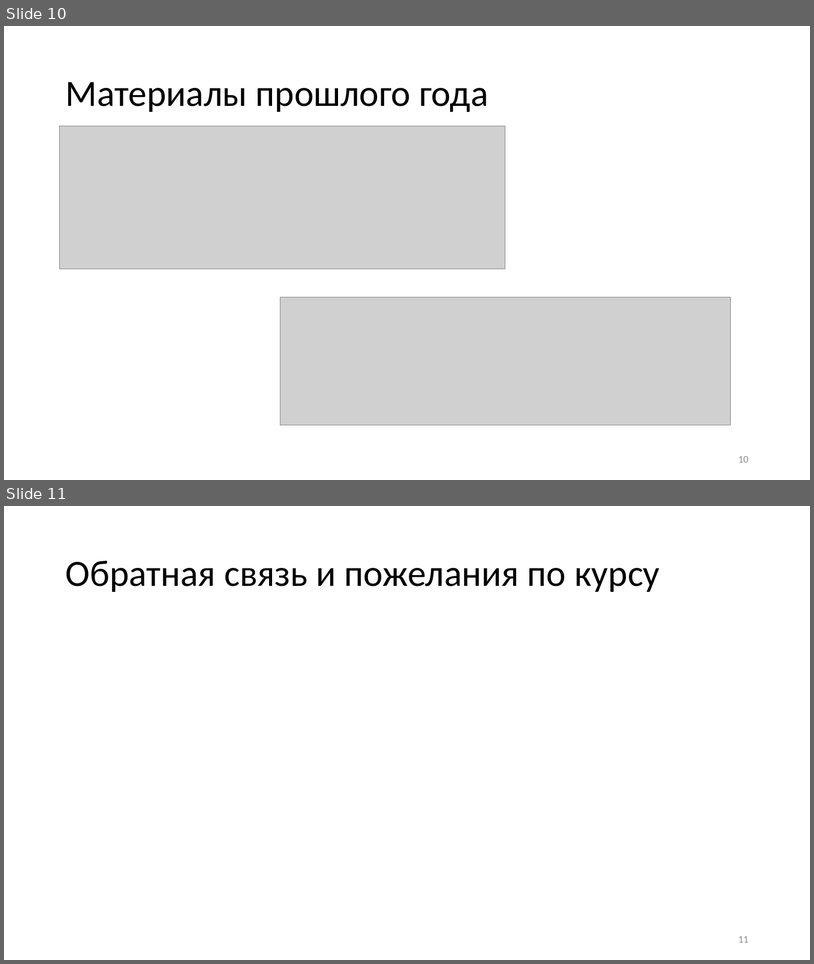
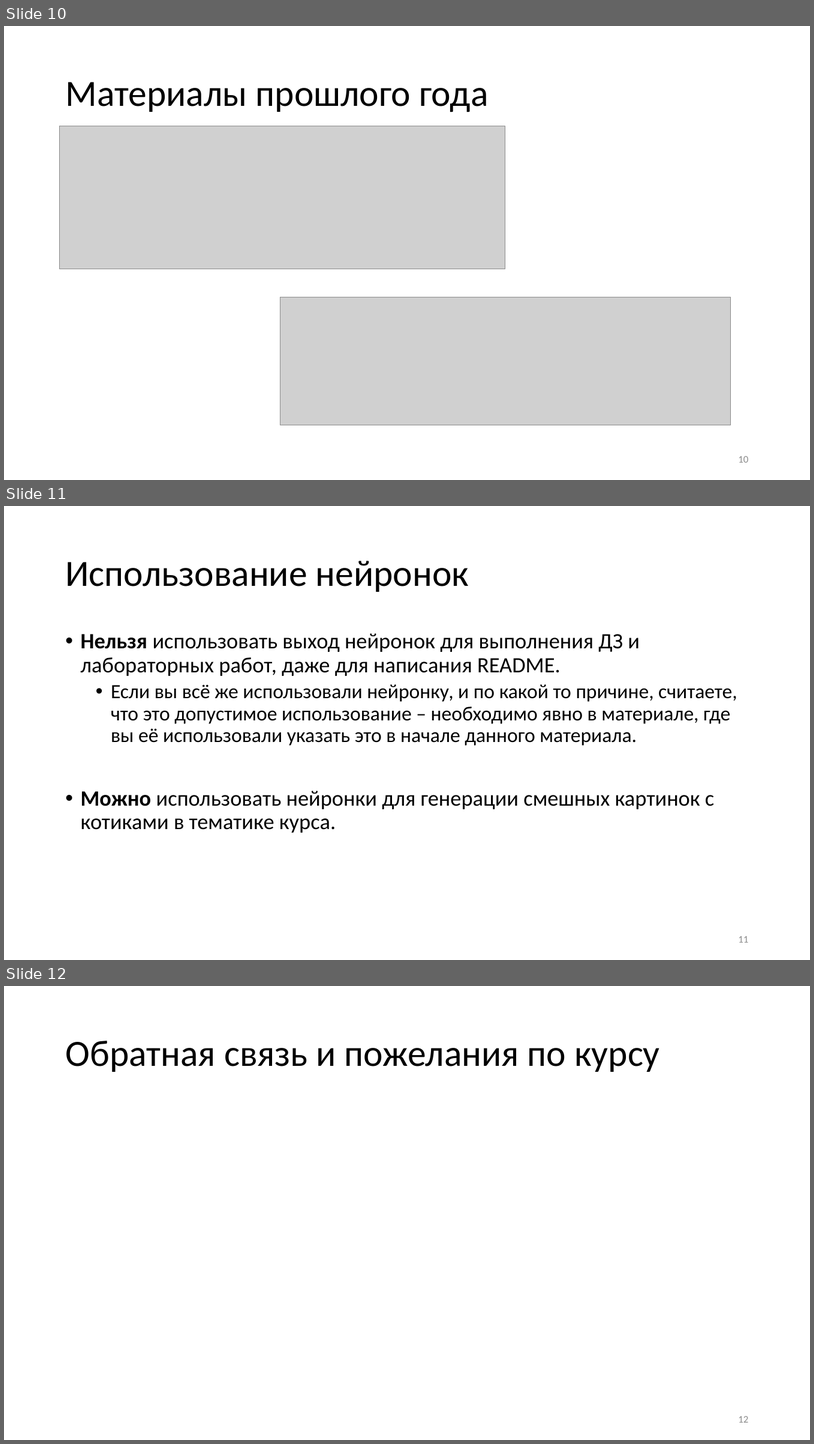
Before and after one commit to CryptoCourse/CryptoLectures, a slide deck: Lectures/Lecture1.pptx. Shown one above the other, each under a label of ours: slides 10 and 11 before the commit, slides 10, 11 and 12 after it. The pictures are 814x964 and 814x1444 pixels, drawn with LibreOffice and Linux fonts; fonts in the diff are those of the drawing; grey boxes stand for pictures. Boxes give left, top, right and bottom in pixels: in the first picture for what was removed or moved away, otherwise in the second. Text is boxed around its words. In the diff, an @@ line names an element or a change of style, - is before the commit and + after.

```diff
--- a/Lectures/Lecture1.pptx
+++ b/Lectures/Lecture1.pptx
@@ slide 11 added at <box>4,506,810,960</box>, background #FFFFFF @@
@@ title added at <box>65,561,469,592</box>, 44 pt, text #000000 @@
+Использование нейронок
@@ text added at <box>81,633,738,832</box>, 24 pt, text #000000 @@
+• Нельзя использовать выход нейронок для выполнения ДЗ и лабораторных работ, даже для написания README.
+  • Если вы всё же использовали нейронку, и по какой то причине, считаете, что это допустимое использование – необходимо явно в материале, где вы её использовали указать это в начале данного материала.
+• Можно использовать нейронки для генерации смешных картинок с котиками в тематике курса.
@@ page number added at <box>738,936,749,942</box>, 12 pt, text #8C8C8C @@
+11
@@ what was slide 11 is now slide 12 @@
@@ page number at <box>738,1416,749,1422</box>: text changed @@
-11
+12
```
Also in this commit, not shown: 10 slides changed, 12 other slides added, 1 slide removed, 1 other file.
